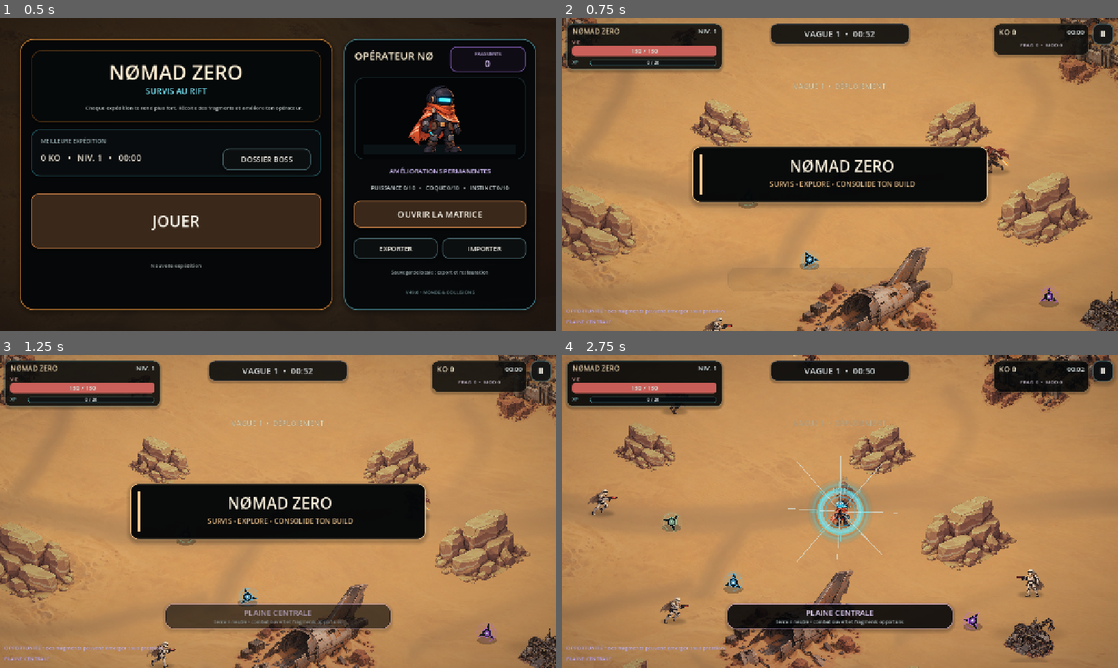
Above: before the commit, frames 1-4 (two rows, left to right).
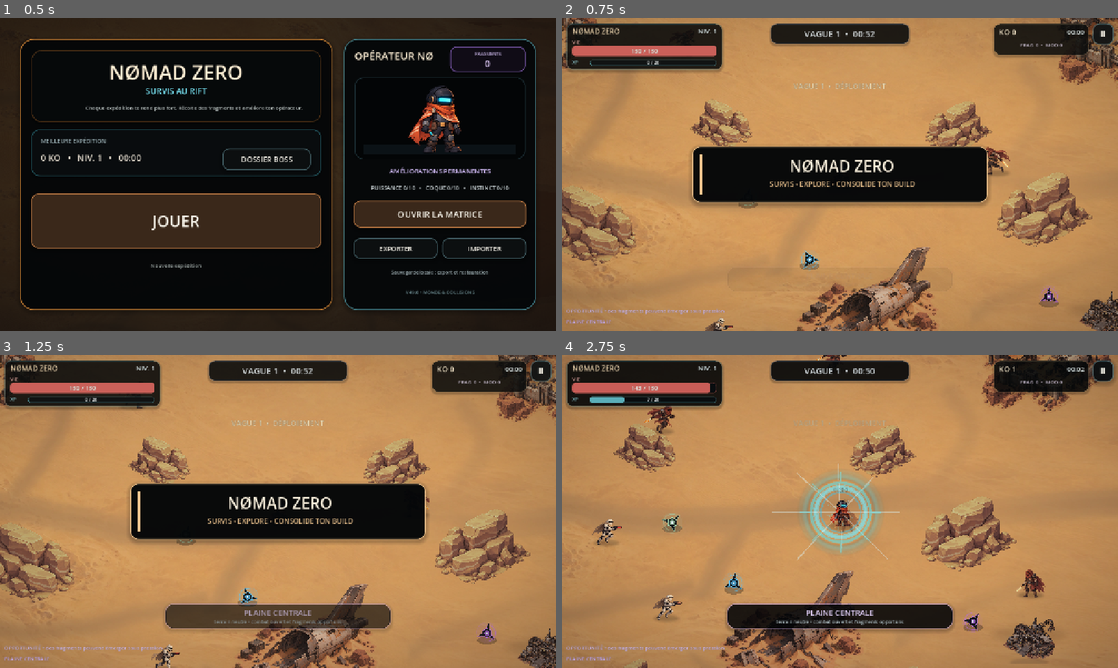
Above: after the commit, the same moments.

Repository: Zorvax-Dev/Nomad-Zero-Dev
Game: Godot game, scene res://Main.tscn
Same seed, same stepped clock (60 frames per second), same inputs: the game is played once before the commit and once after it.
Inputs (mouse positions are in pixels of both pictures, inside the frame that each line leads up to):
- Up to frame 1 (0.5 s): no input
- Up to frame 2 (0.75 s): click "JOUER" at 0.5 s
- Up to frame 3 (1.25 s): no input
- Up to frame 4 (2.75 s): move the mouse to (962, 495) at 1.27 s; hold D (move_right) 1.28-2 s; tap Q at 1.35 s; click (962, 495) at 1.42 s; drag from (728, 527) to (812, 574) at 2.02 s

Frame 1 is identical in both runs. In frame 2, 0.3% of the frame differs, in the area x 25-81%, y 40-100%; in frame 3, 0.3%; in frame 4, 7.4%, in the area x 4-99%, y 0-100%.

Commit message:
Rebuild: replace flat EchoRuins with detailed canyon rock landmark

Diff:
--- a/scripts/world.gd
+++ b/scripts/world.gd
@@ -88,8 +88,8 @@
 	_add_blocking_decor("CanyonRockSouth", CANYON_ROCK_TEXTURE, Vector2(3490.0, 1515.0), 0.29, false, [
 		{"offset": Vector2(0.0, 33.0), "radius": Vector2(86.0, 60.0)},
 	])
-	_add_blocking_decor("EchoRuins", ECHO_RUINS_TEXTURE, Vector2(3630.0, 1310.0), 0.50, false, [
-		{"offset": Vector2(0.0, 25.0), "radius": Vector2(135.0, 100.0)},
+	_add_blocking_decor("EchoRuins", CANYON_ROCK_TEXTURE, Vector2(3630.0, 1310.0), 0.36, false, [
+		{"offset": Vector2(0.0, 34.0), "radius": Vector2(104.0, 72.0)},
 	])
 	_add_blocking_decor("EchoSpire", ECHO_SPIRE_TEXTURE, Vector2(3920.0, 820.0), 0.55, false, [
 		{"offset": Vector2(0.0, 25.0), "radius": Vector2(105.0, 88.0)},
